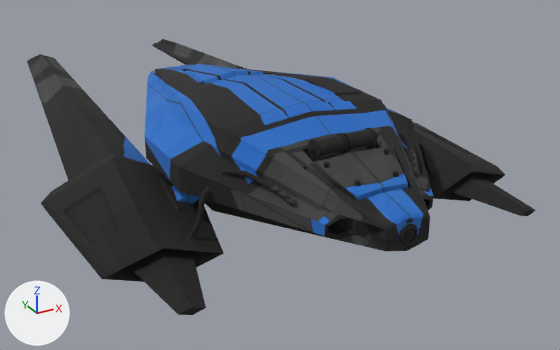
The FBX model GameContent/Models/Ships/Flux.fbx: old version first, new version second.
Camera for both pictures: a 50 mm lens placed at (-0.0516, -0.1252, 0.0502), pointed at (0.0098, -0.0136, -0.0056). The axes (+X, +Y, +Z) are drawn at lower left. The lights are the same throughout. Where no turn or scale is listed for an object, it has been applied to the vertices.

The older version as bpy lines, for what is in view:
```python
mat_blinn4 = principled_material('blinn4')
mat_blinn4.texture = img_wraithtexture_png  # with its transparency
mat_blinn4.roughness = 0.888
me_flux_low_ncl1_1 = bpy.data.meshes.new('Flux_Low_ncl1_1')
me_flux_low_ncl1_1.from_pydata(...)  # 1882 vertices, 2013 faces; spans x -0.0333..0.0333, y -0.0605..0.0605, z -0.0102..0.0102
me_flux_low_ncl1_1.materials.append(mat_blinn4)  # picture img_wraithtexture_png
ob_flux_low = bpy.data.objects.new('Flux_Low', me_flux_low_ncl1_1)
ob_flux_low.location = (0.0, -0.0021, 0.0066)
```
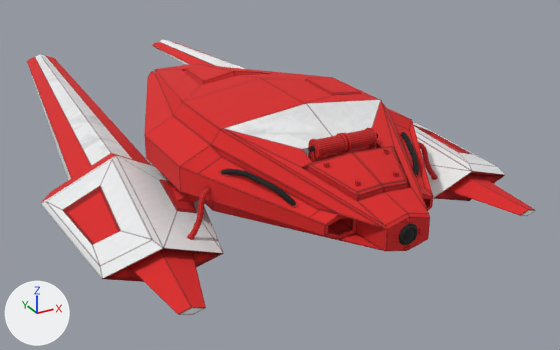
Pixel boxes [x1, y1, x2, y2] of what changed, in the pictures (560 x 350 px):
'Flux_Low', surface changed: [27, 39, 536, 315] in both

Diff of the bpy script that builds the scene:
```diff
--- a/GameContent/Models/Ships/Flux.fbx.py
+++ b/GameContent/Models/Ships/Flux.fbx.py
@@ img_fluxtexture_png @@
+img_fluxtexture_png = load_image('fluxTexture.png', '../../Textures/fluxTexture.png', 2048, 2048, 'sRGB')
@@ mat_blinn4 @@
 mat_blinn4 = principled_material('blinn4')
-mat_blinn4.texture = img_wraithtexture_png  # with its transparency
+mat_blinn4.texture = img_fluxtexture_png  # with its transparency
 mat_blinn4.roughness = 0.888
```
